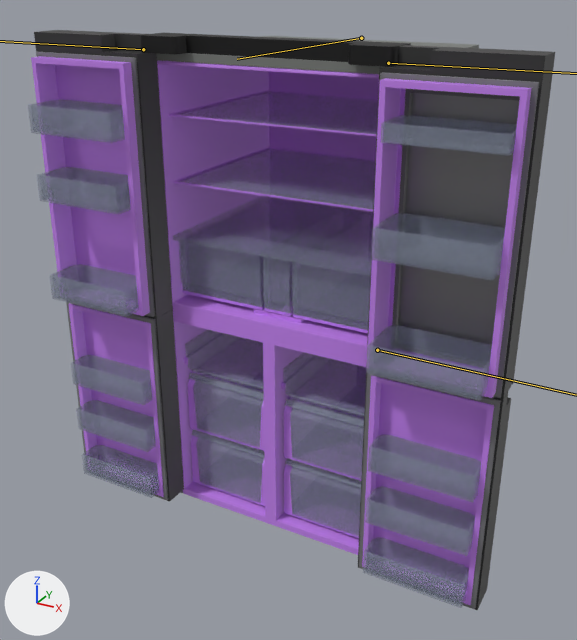
One commit to the FBX model Assets/SYM/asset/MAINROOM/Refrigerator/rf2.fbx: the scene before it, then after it.
Camera for both pictures: a camera (50 mm lens) standing at (1.34, -2.59, 2.05) and looking at (-0.01, -0.13, 0.82). Arrows for +X, +Y and +Z are at lower left; the lights stay in place. The bones that bend it are drawn over the model as lines.

Objects in the first picture: 'group_12.003'.
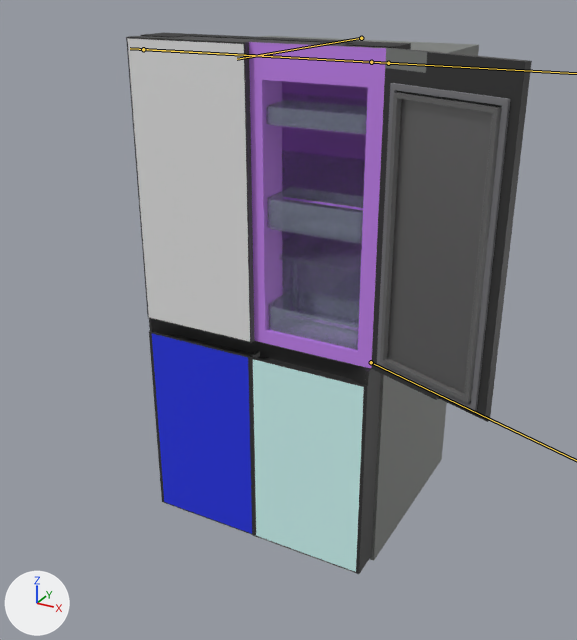
The newer file adds an action. The first version stands in its rest pose; the second is drawn at frame 20 of the action 'Armature|Armature|Armature|open4'.

Boxes (x1, y1, x2, y2) around the edits, measured in the pictures (577 x 640 px):
```json
{"object": "group_12.003", "change": "posed", "before": [28, 30, 555, 610], "after": [126, 33, 532, 574], "on screen": "23% narrower, 7% shorter"}
```

The change, as JSON lines over the scene's bpy script:
```json
{"block": "bone_bone", "where": "bone_bone = bpy.data.objects['Armature'].pose.bones['Bone']  # child of 'Bone.003'"}
{"op": "set", "path": "bone_bone.rotation_quaternion", "old": "(1.0, 0.0, 0.0, 0.0)", "new": "(0.0, 0.0, 0.0, 1.0)", "note": "degrees (0, 0, 0) -> degrees (0, 0, 180)"}
{"block": "bone_bone_002", "where": "bone_bone_002 = bpy.data.objects['Armature'].pose.bones['Bone.002']  # child of 'Bone'"}
{"op": "set", "path": "bone_bone_002.rotation_quaternion", "old": "(1.0, 0.0, 0.0, 0.0)", "new": "(0.181, 0.0, 0.0, 0.984)", "note": "degrees (0, 0, 0) -> degrees (0, 0, 159)"}
{"block": "bone_bone_001", "where": "bone_bone_001 = bpy.data.objects['Armature'].pose.bones['Bone.001']  # child of 'Bone.003'"}
{"op": "set", "path": "bone_bone_001.rotation_quaternion", "old": "(1.0, 0.0, 0.0, 0.0)", "new": "(0.0, 0.0, 0.0, 1.0)", "note": "degrees (0, 0, 0) -> degrees (0, 0, -180)"}
```
